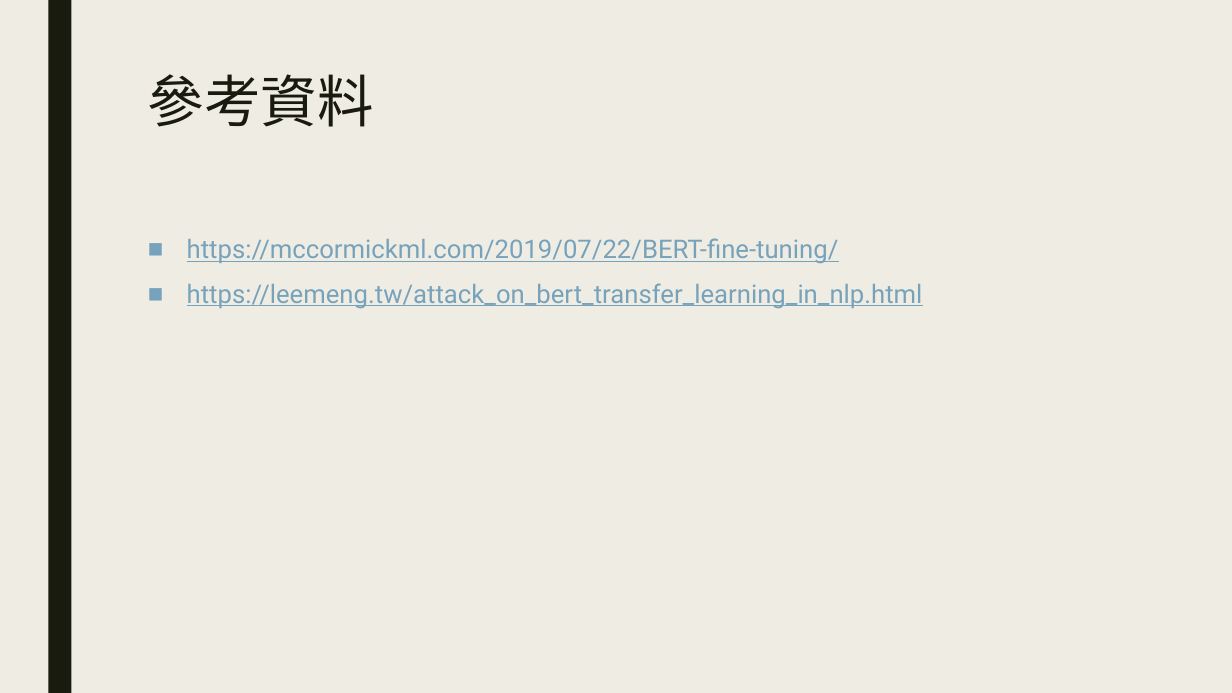
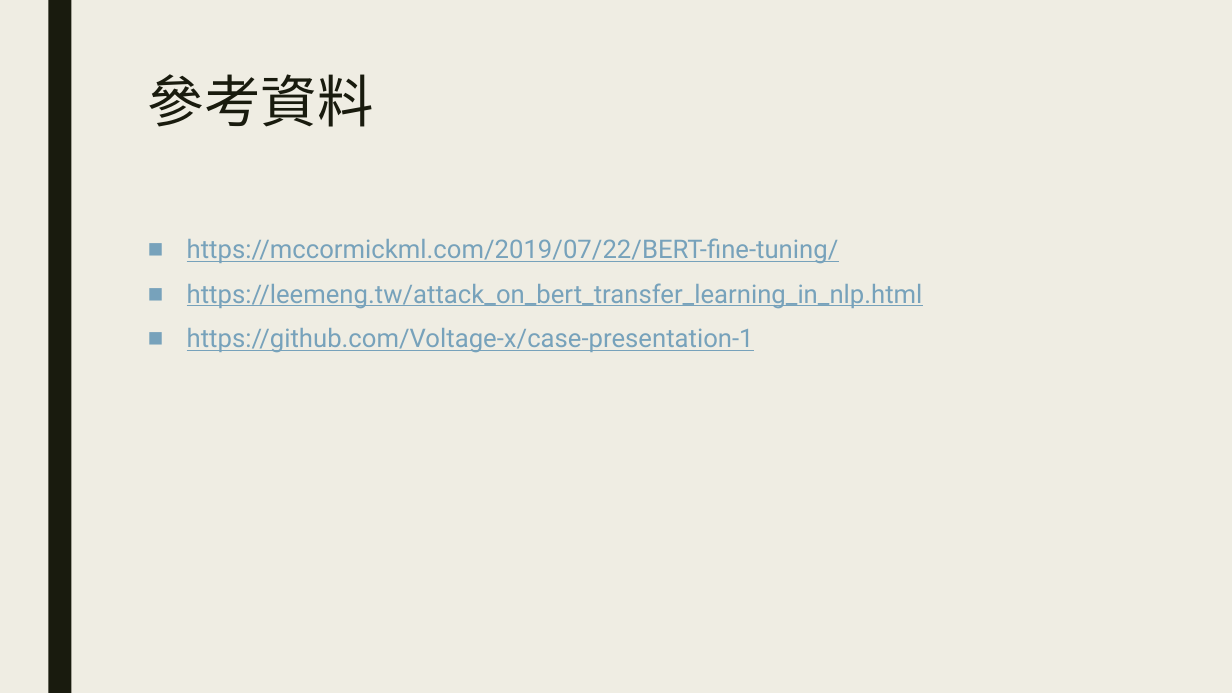
Before and after one commit to Voltage-x/case-presentation-1, a slide deck: slide 13 of Case-presentation-1.pptx. Drawn at 1232x693 pixels with LibreOffice and Linux fonts; fonts in the diff are those of the drawing. Boxes give left, top, right and bottom in pixels: in the first picture for what was removed or moved away, otherwise in the second. Text is boxed around its words. In the diff, an @@ line names an element or a change of style, - is before the commit and + after.

```diff
--- a/Case-presentation-1.pptx
+++ b/Case-presentation-1.pptx
@@ text at (187, 328, 754, 352): paragraph added @@
+■ https://github.com/Voltage-x/case-presentation-1
```
Also in this commit, not shown: 2 other files.
